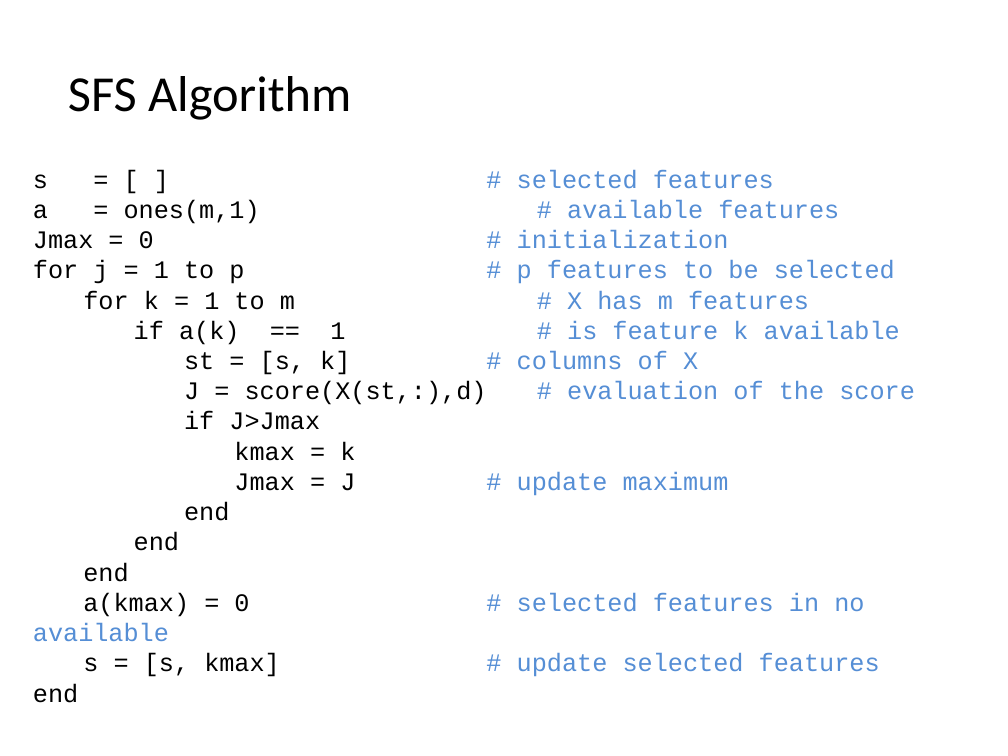
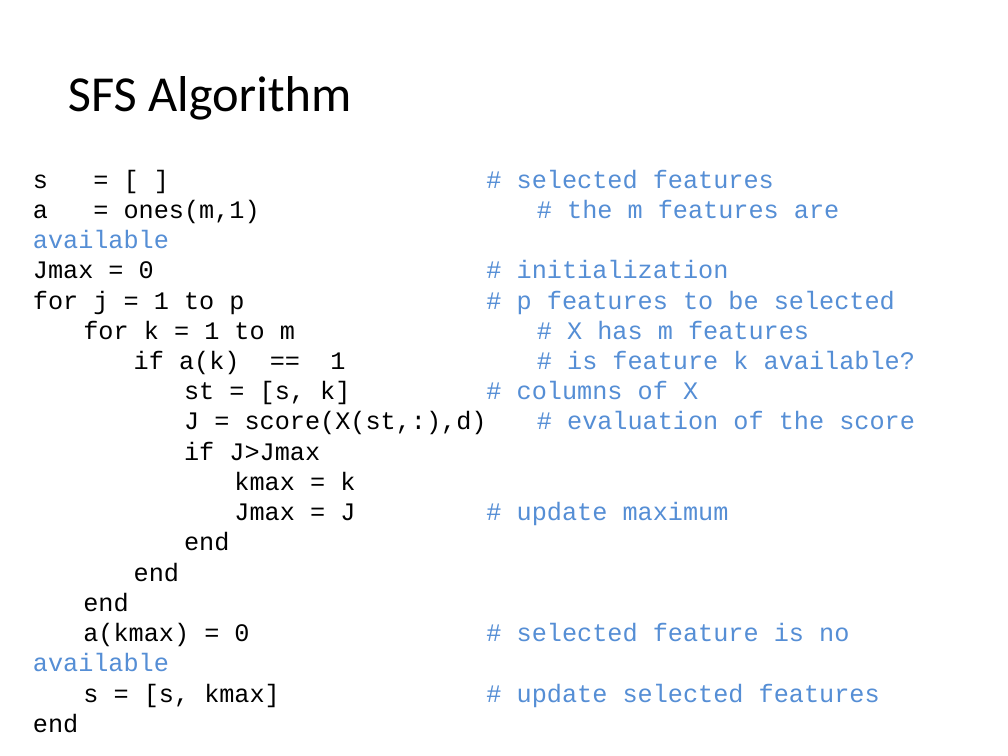
Before and after one commit to domingomery/patrones, a slide deck: slide 32 of clases/Cap03_Seleccion_de_Caracteristicas/presentations/PAT03_SFS.pptx. Drawn at 1008x756 pixels with LibreOffice and Linux fonts; fonts in the diff are those of the drawing. Boxes give left, top, right and bottom in pixels: in the first picture for what was removed or moved away, otherwise in the second. Text is boxed around its words. In the diff, an @@ line names an element or a change of style, - is before the commit and + after.

```diff
--- a/clases/Cap03_Seleccion_de_Caracteristicas/presentations/PAT03_SFS.pptx
+++ b/clases/Cap03_Seleccion_de_Caracteristicas/presentations/PAT03_SFS.pptx
@@ text at box(33, 199, 839, 248): text changed @@
-a = ones(m,1) # available features
+a = ones(m,1) # the m features are available
@@ text at box(134, 351, 915, 375): text changed @@
-if a(k) == 1 # is feature k available
+if a(k) == 1 # is feature k available?
@@ text at box(33, 623, 849, 671): text changed @@
-a(kmax) = 0 # selected features in no available
+a(kmax) = 0 # selected feature is no available
```
Also in this commit, not shown: 14 other files.
